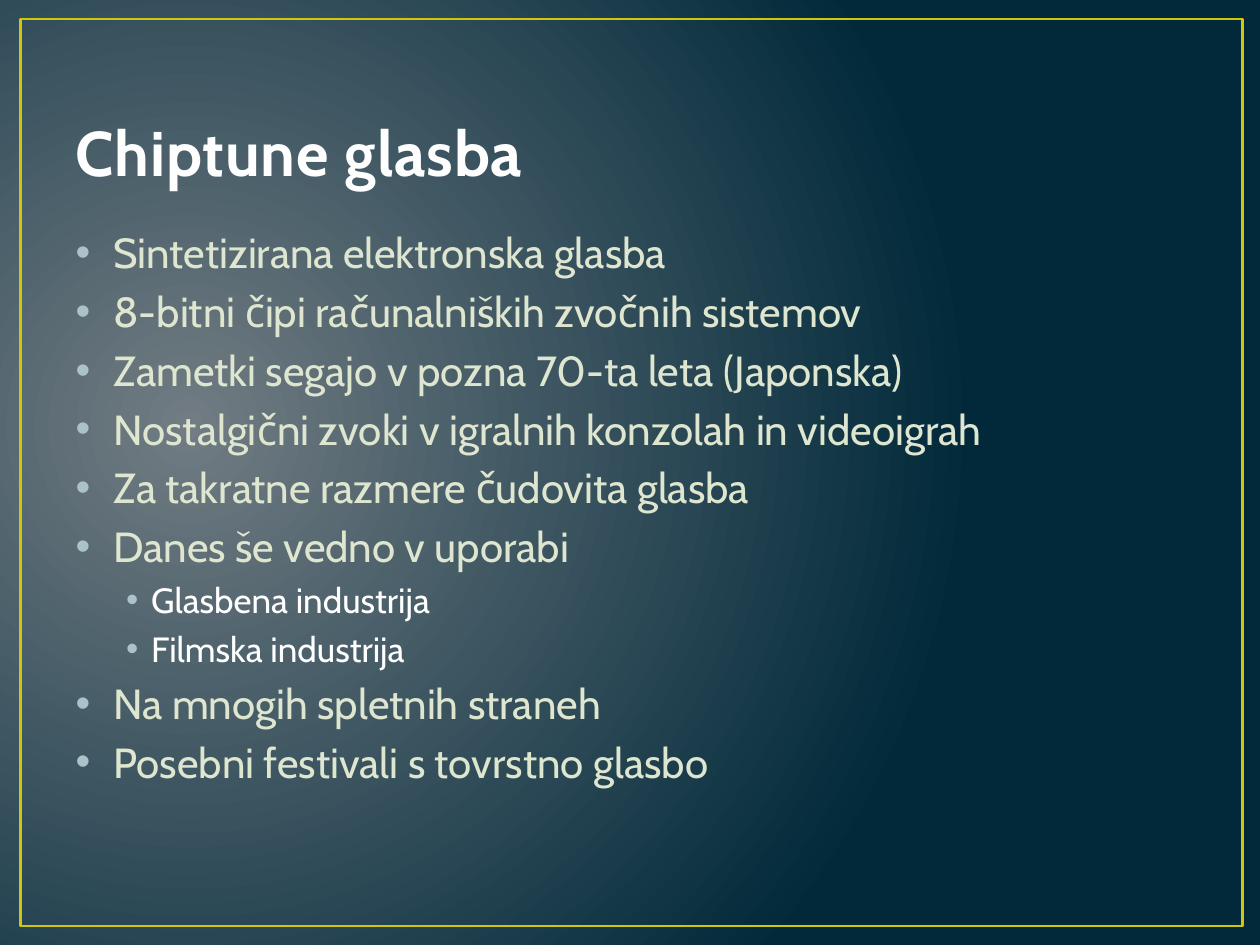
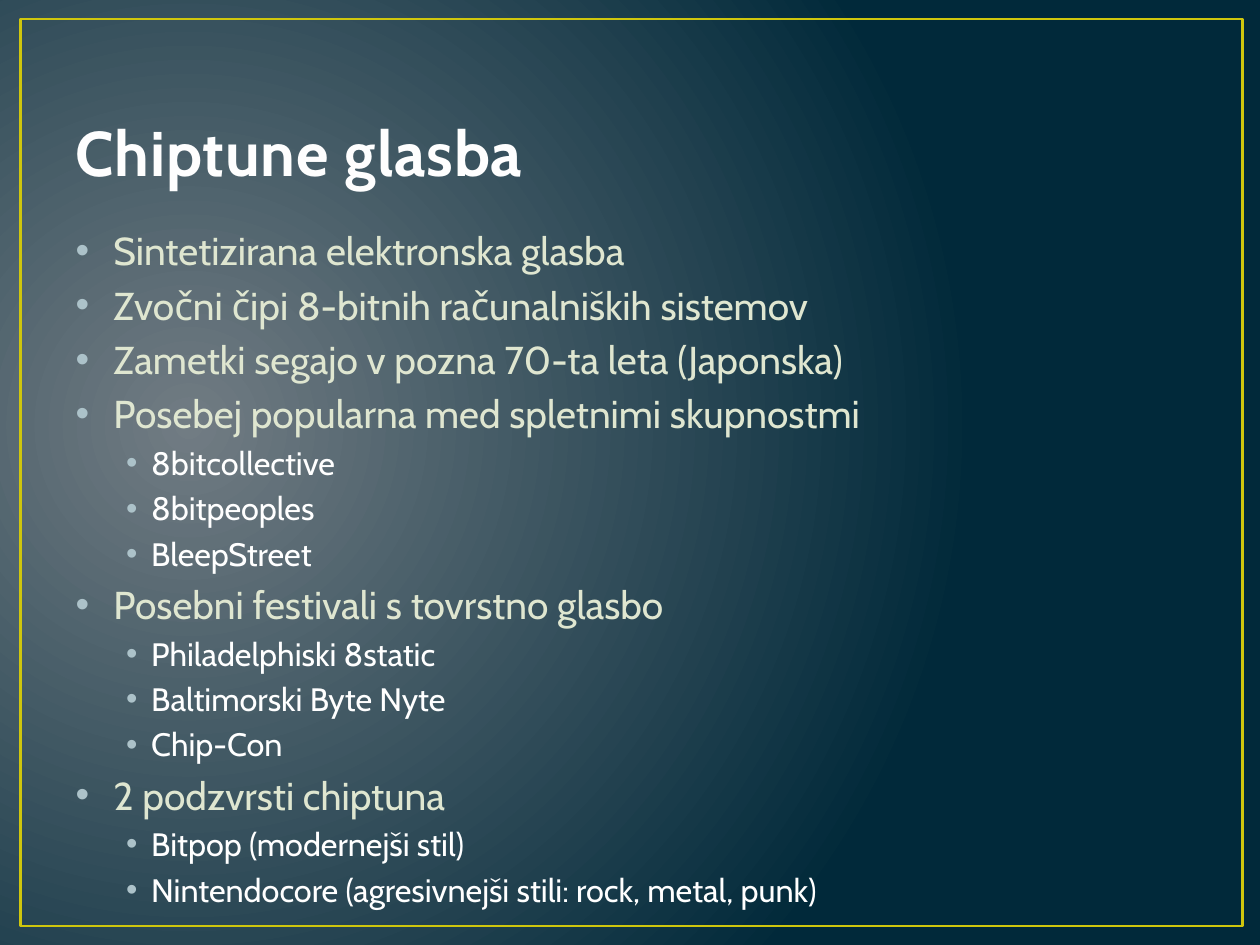
Before and after one commit to primus11/RZP, a slide deck: slide 2 of documentation/chiptune_glasba.pptx. Drawn at 1260x945 pixels with LibreOffice and Linux fonts; fonts in the diff are those of the drawing. Boxes give left, top, right and bottom in pixels: in the first picture for what was removed or moved away, otherwise in the second. Text is boxed around its words. In the diff, an @@ line names an element or a change of style, - is before the commit and + after.

```diff
--- a/documentation/chiptune_glasba.pptx
+++ b/documentation/chiptune_glasba.pptx
@@ text at [113,236,843,628]: size 24 to 22.2 pt in "Sintetizirana elektronska glasba", "Zametki segajo v pozna 70-ta leta (Japonska)", "Posebni festivali s tovrstno glasbo" @@
@@ text at [297,291,808,321]: text changed; size 24 to 22.2 pt @@
-• 8-bitni čipi računalniških zvočnih sistemov
+• Zvočni čipi 8-bitnih računalniških sistemov
@@ text at [113,399,860,573]: text changed; size 24 to 22.2 pt @@
-• Nostalgični zvoki v igralnih konzolah in videoigrah
-• Za takratne razmere čudovita glasba
-• Danes še vedno v uporabi
-  • Glasbena industrija
-  • Filmska industrija
-• Na mnogih spletnih straneh
+• Posebej popularna med spletnimi skupnostmi
+  • 8bitcollective
+  • 8bitpeoples
+  • BleepStreet
@@ text at [113,641,817,909]: paragraphs added @@
+  • Philadelphiski 8static
+  • Baltimorski Byte Nyte
+  • Chip-Con
+• 2 podzvrsti chiptuna
+  • Bitpop (modernejši stil)
+  • Nintendocore (agresivnejši stili: rock, metal, punk)
```
Also in this commit, not shown: 2 other slides changed.
